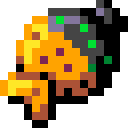
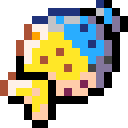
Two versions of the same layered image (128 × 128). Layer-by-layer changes:
added layer "white-green copy" above "white-green" over [0, 0, 120, 120]
added layer "purple-white" above "multicolor" over [0, 0, 120, 120]
hid "orange-black" over [0, 0, 120, 120]
painted on "green-red" (1st of 2) over [32, 0, 120, 88]
